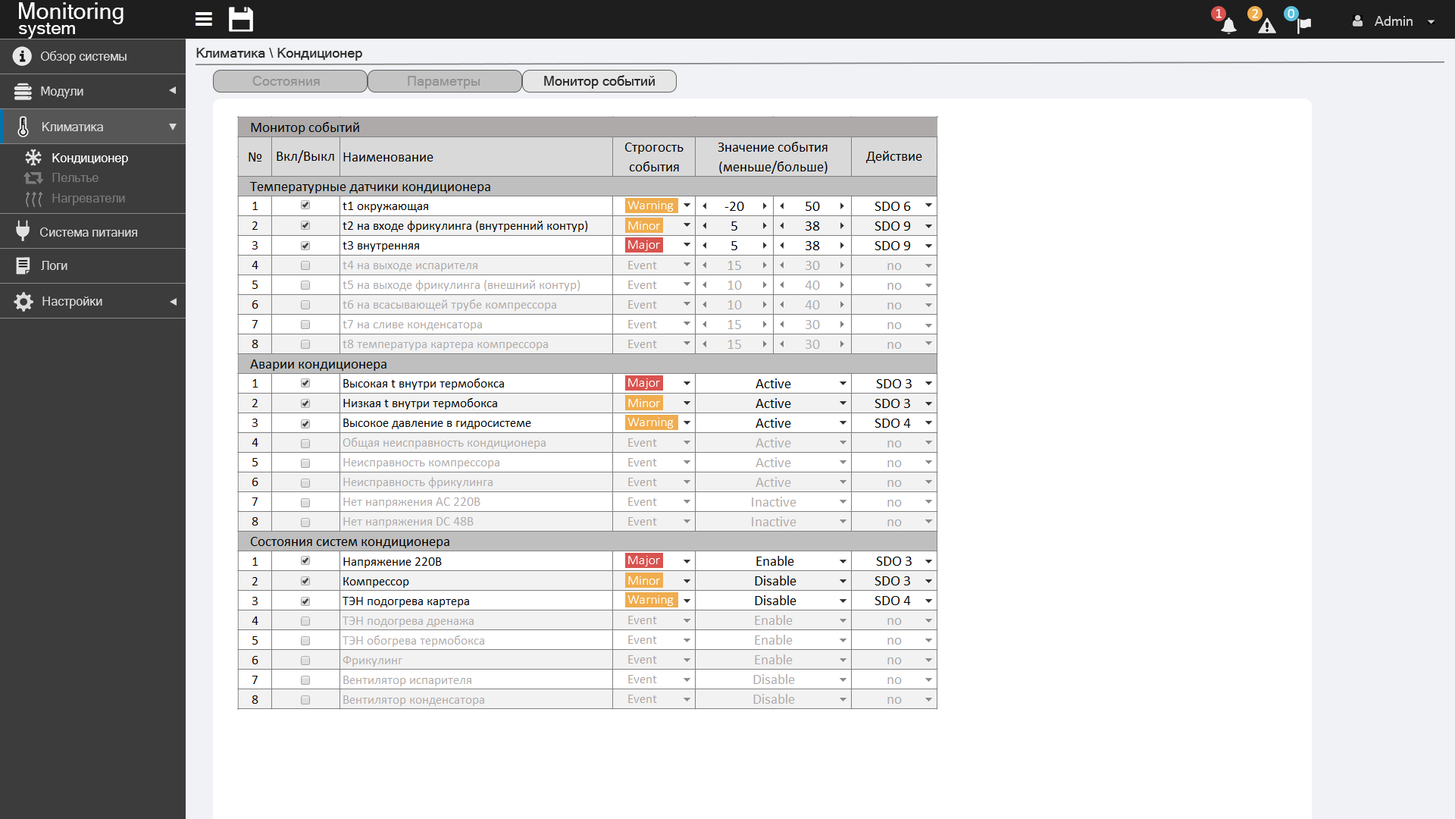
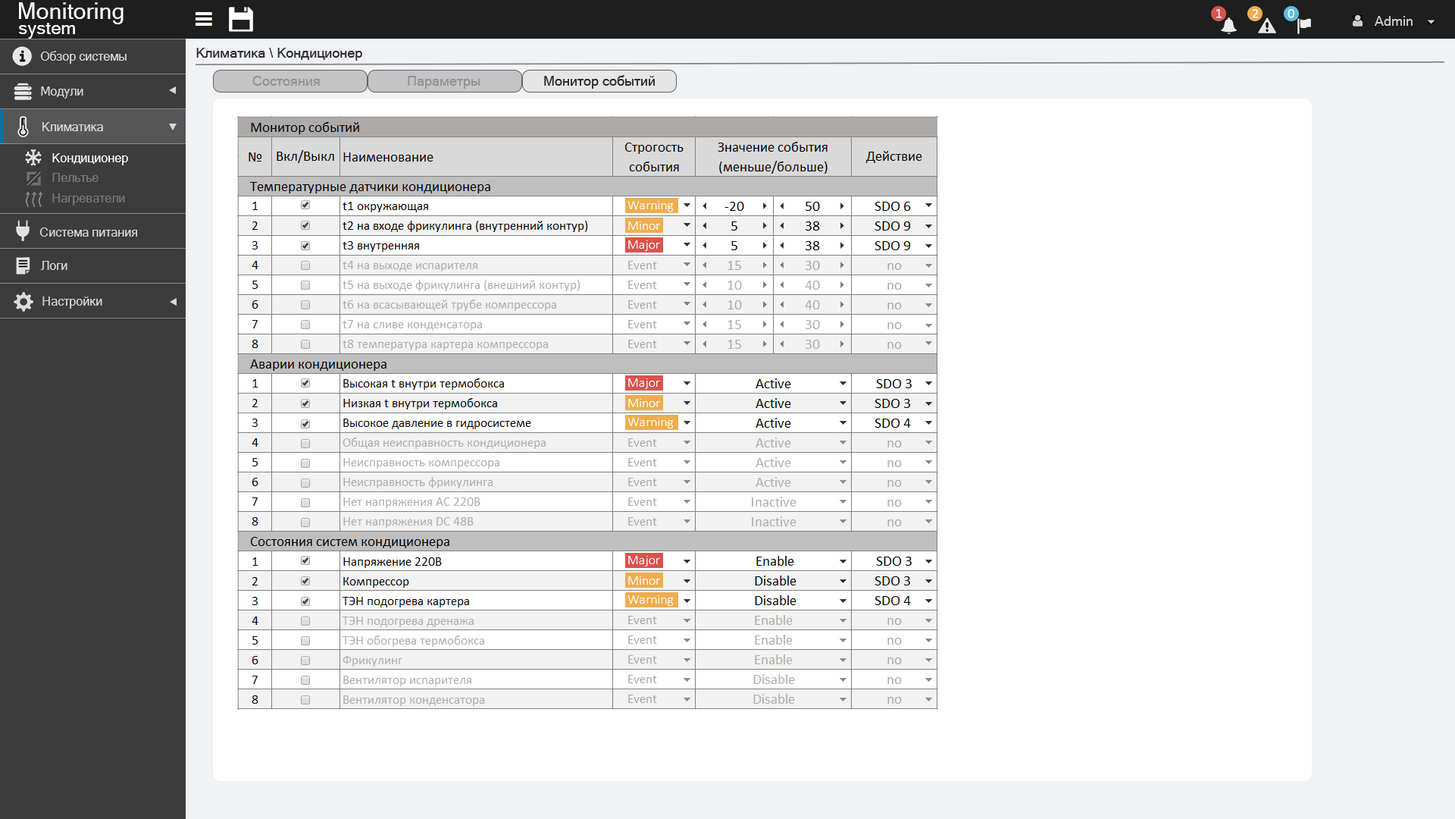
Comparing the layer stacks of the two 1455×819 images. Changes:
added layer "Icon_Пельтье" (1st of 2, in "Меню") in group "Меню" over [26, 171, 41, 186]
hid "Icon_Пельтье" (2nd of 2, in "Меню") over [22, 171, 44, 185]
painted on "Фон страницы" over [212, 774, 1313, 819]
